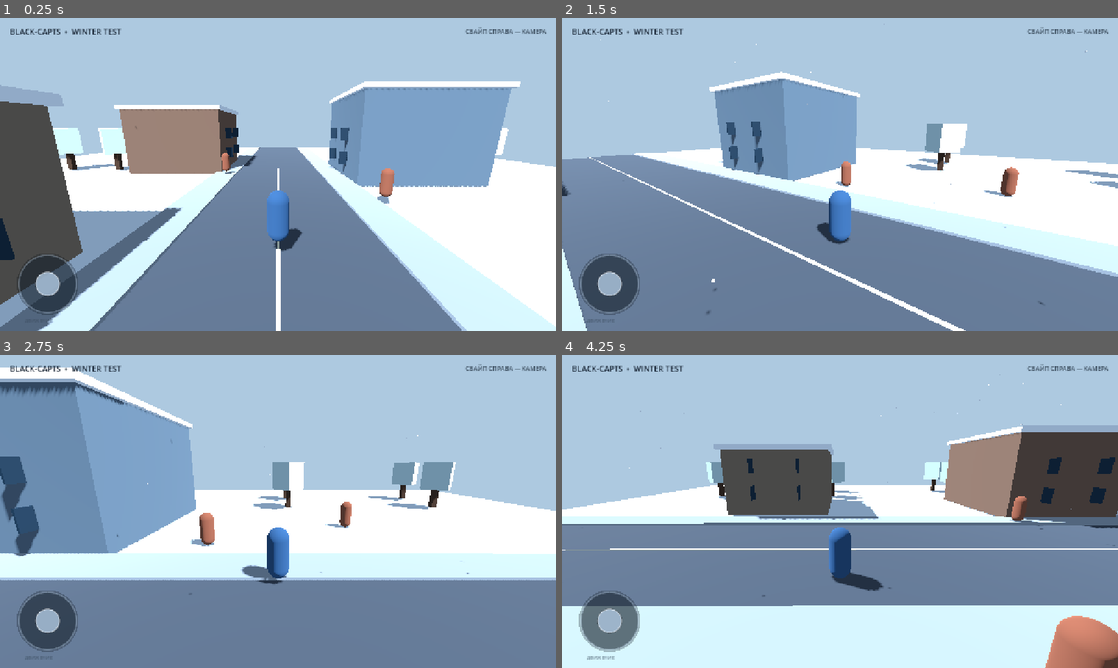
Above: before the commit, frames 1-4 (two rows, left to right).
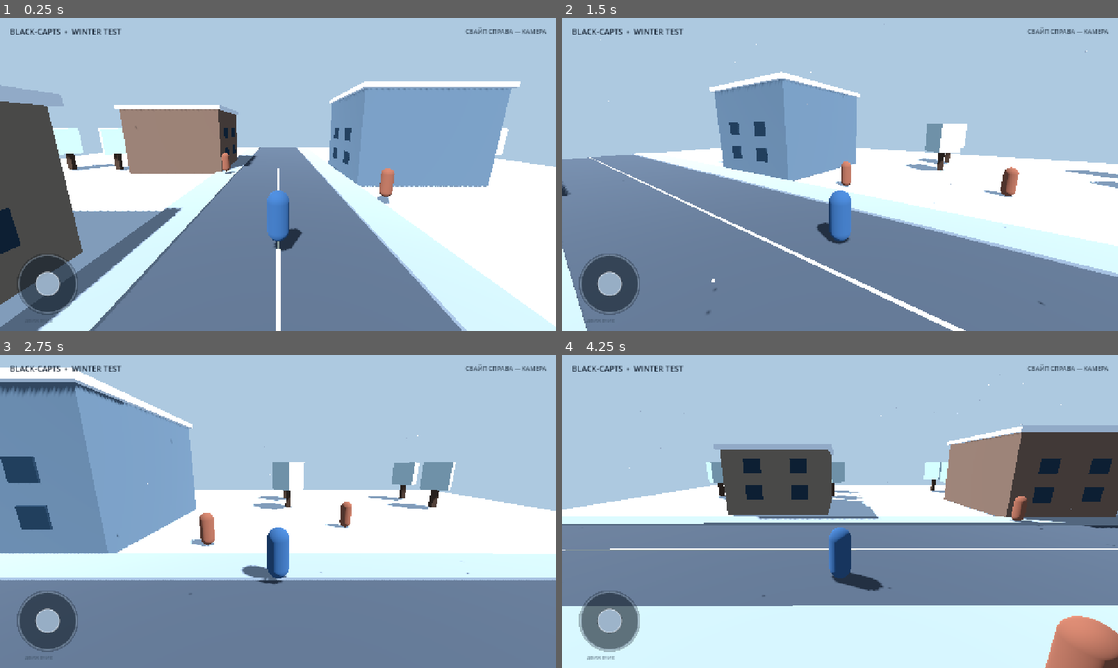
Above: after the commit, the same moments.

Repository: avioverse6-create/BLACK-CAPTS
Game: Godot game, scene res://scenes/main.tscn
The game is run twice, just before and just after one commit, with the same random seed, the same clock (stepped at 60 frames per second) and the same inputs.
Inputs (mouse positions are in pixels of both pictures, inside the frame that each line leads up to):
- Up to frame 1 (0.25 s): no input
- Up to frame 2 (1.5 s): drag from (612, 284) to (895, 105) at 0.52 s; drag from (728, 190) to (812, 237) at 1.27 s
- Up to frame 3 (2.75 s): move the mouse to (333, 442) at 2.02 s; hold Right (ui_right) from 2.03 s (still down)
- Up to frame 4 (4.25 s): release Right (ui_right) at 2.75 s; drag from (812, 574) to (673, 464) at 2.77 s; move the mouse to (1006, 558) at 3.52 s; hold Left (ui_left) from 3.53 s (still down)

The runs differ from the first frame. In frame 1, 0.6% of the frame differs, in the area x 0-64%, y 35-100%; in frame 2, 0.3%; in frame 3, 1.1%, in the area x 0-10%, y 32-65%; in frame 4, 0.8%.

Commit message:
Orient facade windows correctly on building side walls

Diff:
--- a/scripts/main.gd
+++ b/scripts/main.gd
@@ -103,6 +103,7 @@
                 pane.size = Vector3(1.25, 1.05, 0.08)
                 window.mesh = pane
                 window.material_override = window_mat
+                window.rotation.y = PI * 0.5
                 window.position = at + Vector3(side * (size.x * 0.5 + 0.045), 1.8 + row * 2.0, -1.8 + col * 3.5)
                 add_child(window)
 
